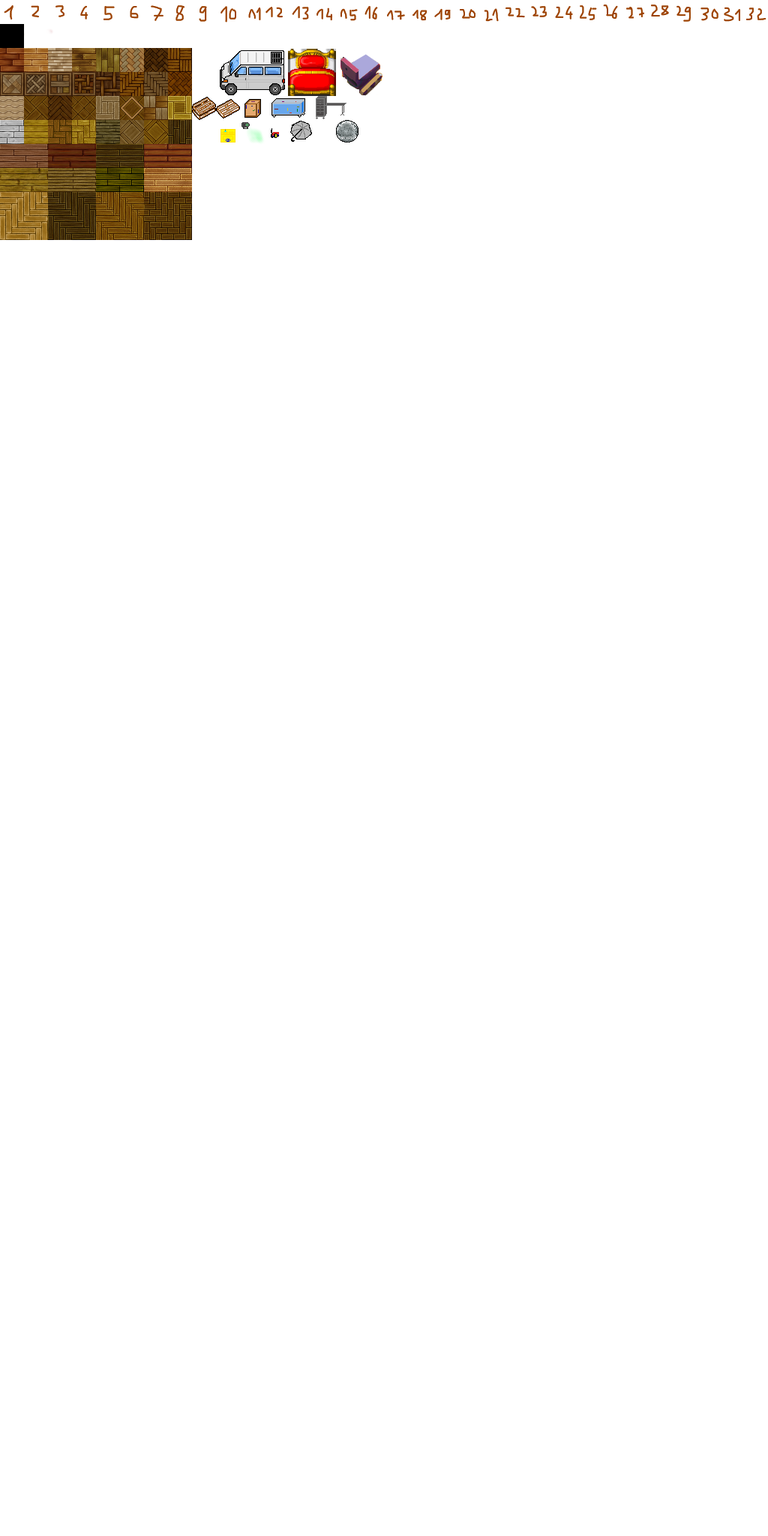
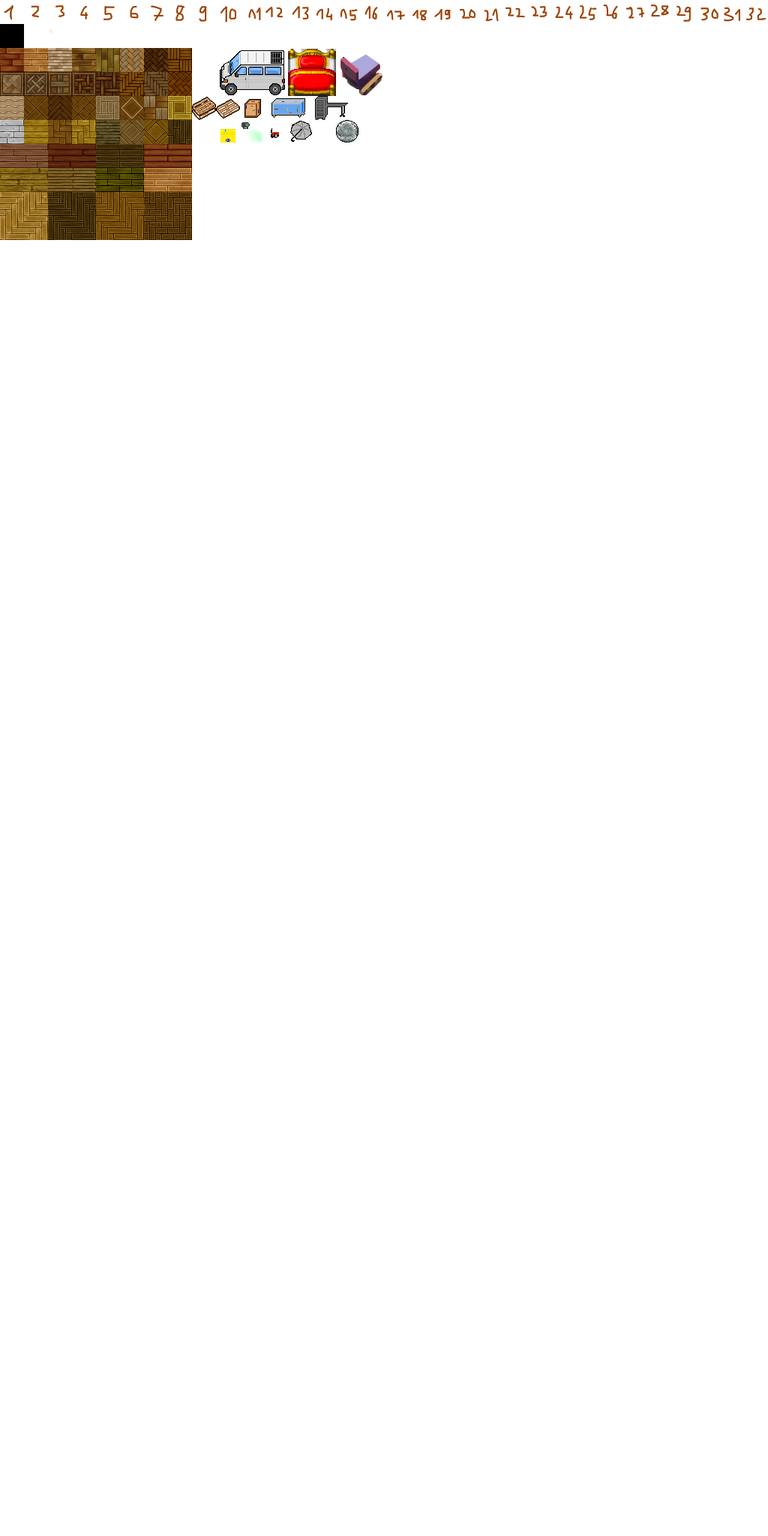
Layered file, before and after one edit (768x1536). Changes by layer:
pixels changed over <box>314,95,348,120</box> (layer not identified)
